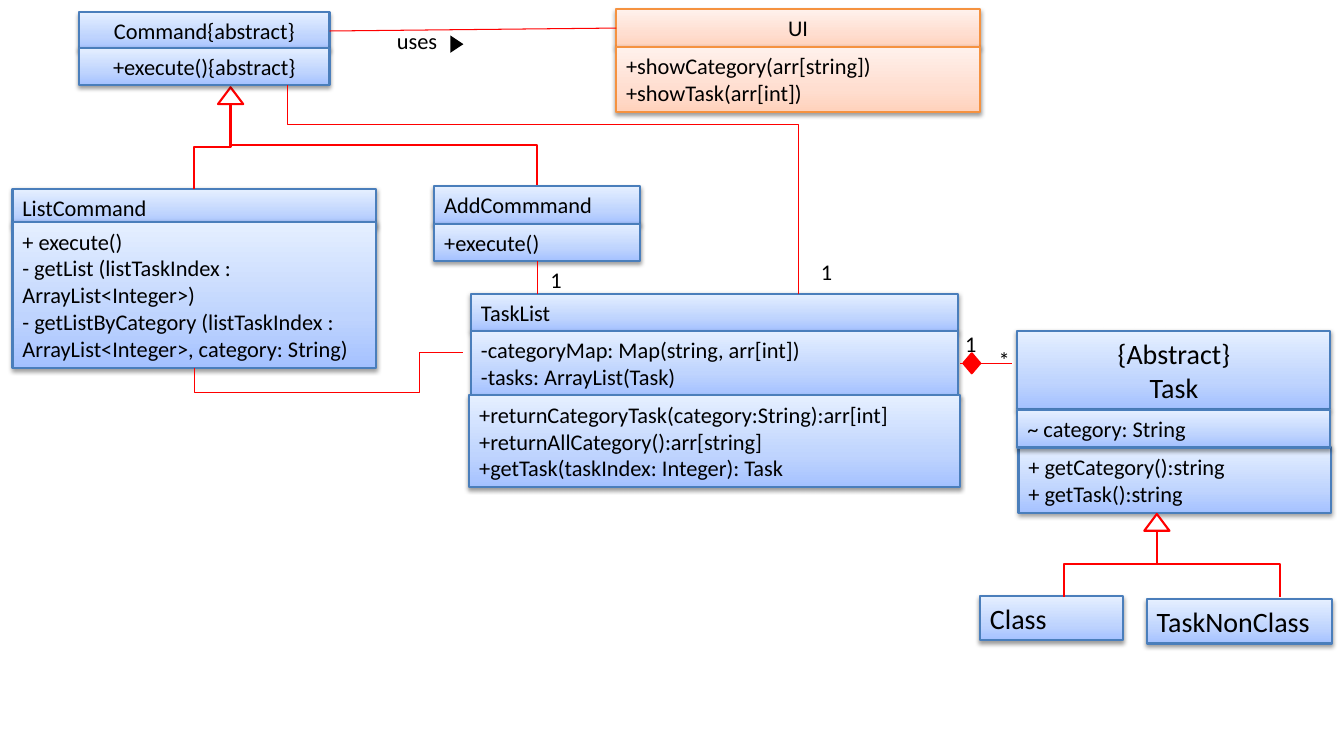
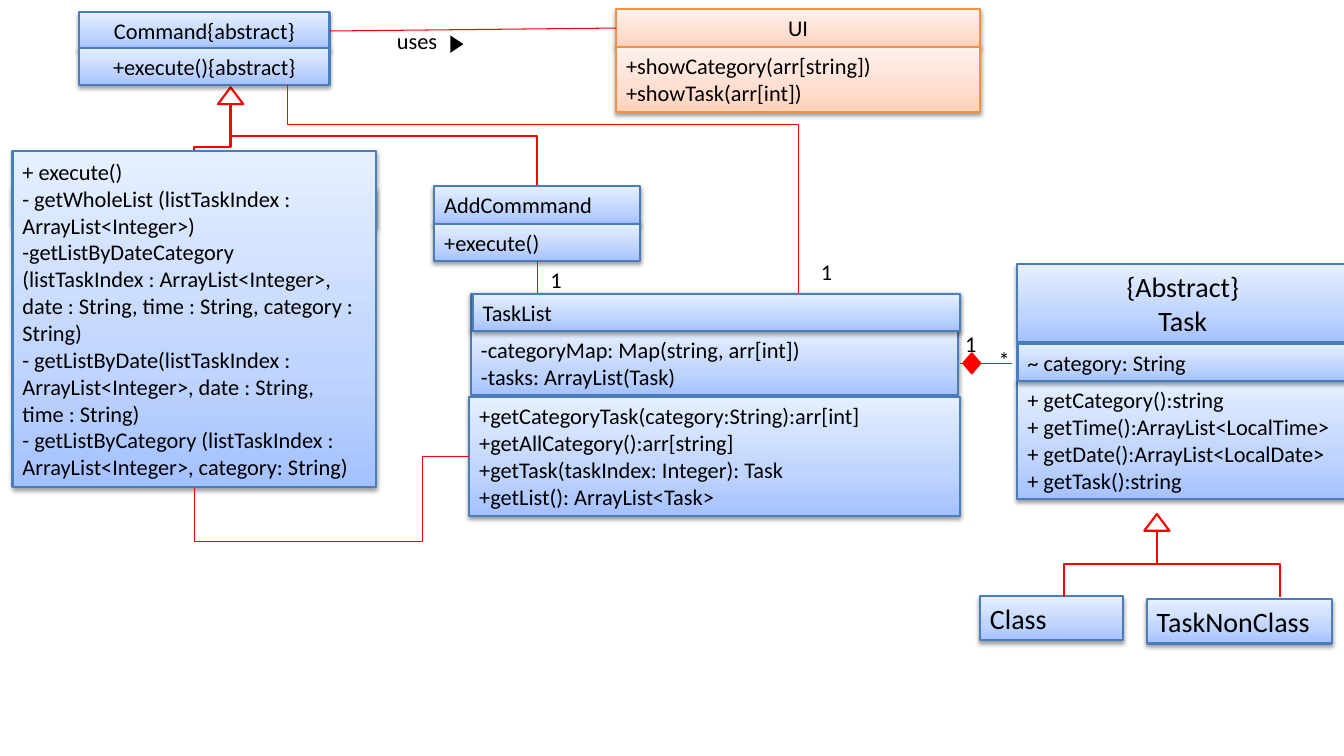
Before and after one commit to yuchenlichuck/tp, a slide deck: slide 6 of docs/UML Diagrams.pptx. Drawn at 1344x756 pixels with LibreOffice and Linux fonts; fonts in the diff are those of the drawing. Boxes give left, top, right and bottom in pixels: in the first picture for what was removed or moved away, otherwise in the second. Text is boxed around its words. In the diff, an @@ line names an element or a change of style, - is before the commit and + after.

```diff
--- a/docs/UML Diagrams.pptx
+++ b/docs/UML Diagrams.pptx
@@ elbow line (537, 187) - (231, 104): route changed @@
@@ rectangle "+ execute()": place and size @@
-rectangle "+ execute()" at [12,222,376,368]
+rectangle "+ execute()" at [12,151,376,487]
@@ text in rectangle at [22,191,342,426]: text changed @@
-- getList (listTaskIndex : ArrayList<Integer>)
+- getWholeList (listTaskIndex : ArrayList<Integer>)
+-getListByDateCategory (listTaskIndex : ArrayList<Integer>, date : String, time : String, category : String)
+- getListByDate(listTaskIndex : ArrayList<Integer>, date : String, time : String)
@@ rectangle "{Abstract}": place and size @@
-rectangle "{Abstract}" at [1017,331,1331,408]
+rectangle "{Abstract}" at [1017,264,1344,342]
@@ rectangle added at [473,293,960,331], fill gradient #A4C4FF to #BFD4FF to #E6EEFF, outline #4B7EBC 1.5 pt, 16 pt, text #000000 @@
+TaskList
@@ rectangle "~ category: String": place and size @@
-rectangle "~ category: String" at [1017,410,1331,448]
+rectangle "~ category: String" at [1017,344,1344,381]
@@ rectangle "+ getCategory():string": place and size @@
-rectangle "+ getCategory():string" at [1018,448,1332,513]
+rectangle "+ getCategory():string" at [1017,381,1344,500]
@@ rectangle "+getCategoryTask(category:String):arr[int]": place and size @@
-rectangle "+getCategoryTask(category:String):arr[int]" at [470,395,961,487]
+rectangle "+getCategoryTask(category:String):arr[int]" at [470,397,961,516]
@@ text in rectangle at [479,407,859,455]: text changed @@
-+returnCategoryTask(category:String):arr[int]
-+returnAllCategory():arr[string]
++getCategoryTask(category:String):arr[int]
++getAllCategory():arr[string]
@@ text in rectangle at [1043,419,1329,466]: paragraphs added @@
++ getTime():ArrayList<LocalTime>
++ getDate():ArrayList<LocalDate>
@@ elbow line moved from (195, 368) - (463, 352) to (195, 487) - (470, 457) @@
@@ text in rectangle at [479,489,714,509]: paragraph added @@
++getList(): ArrayList<Task>
```
Also in this commit, not shown: 1 slide added, 2 slides removed, 4 other files.
